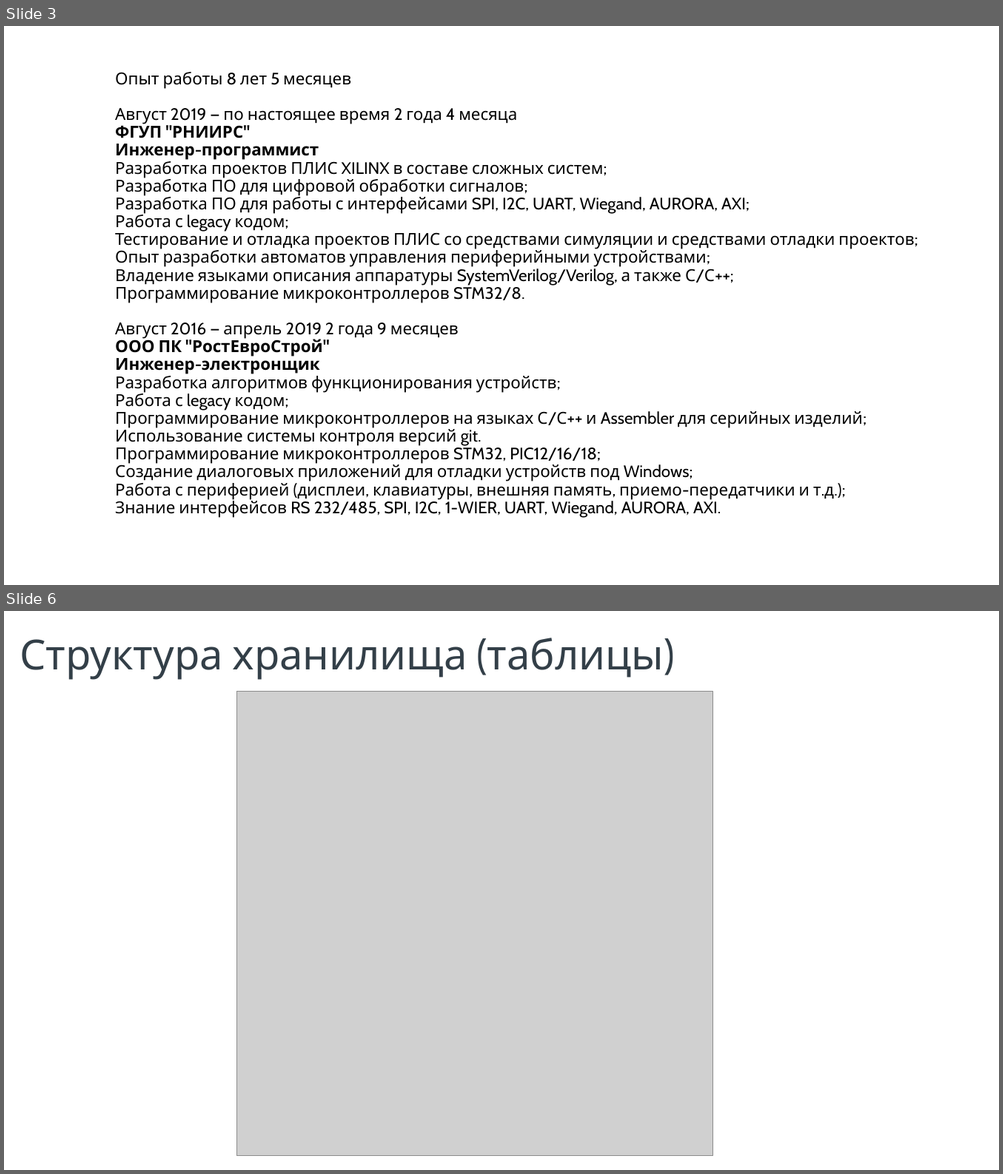
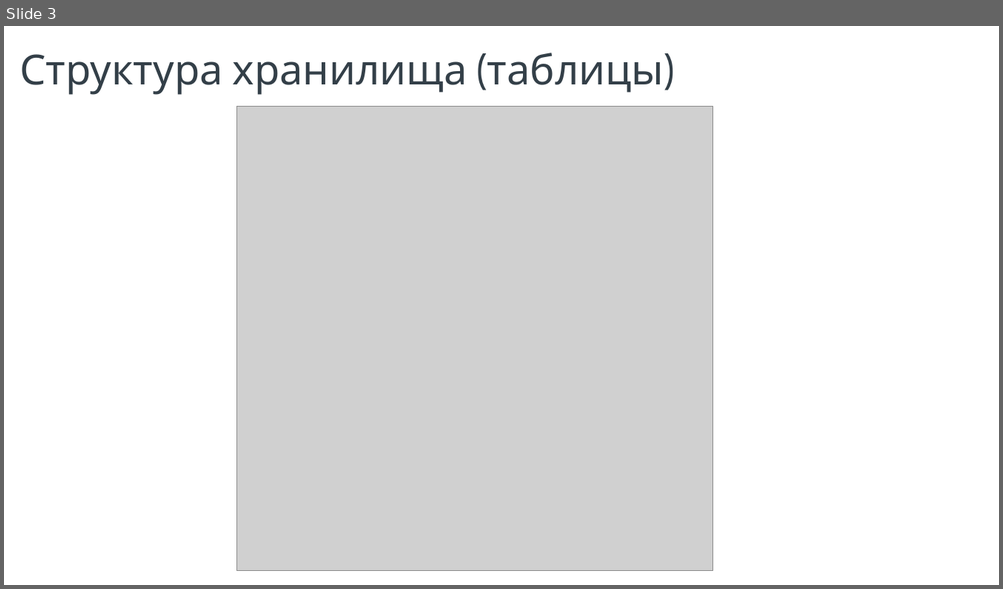
Before and after one commit to NikitaKalashnikovIT/Presentation, a slide deck: Презентация проекта.pptx. Shown one above the other, each under a label of ours: slides 3 and 6 before the commit, slide 3 after it; the slides between them are not shown. The pictures are 1003x1174 and 1003x589 pixels, drawn with LibreOffice and Linux fonts; fonts in the diff are those of the drawing; grey boxes stand for pictures; background and template pictures are left out. Boxes give left, top, right and bottom in pixels: in the first picture for what was removed or moved away, otherwise in the second. Text is boxed around its words. In the diff, an @@ line names an element or a change of style, - is before the commit and + after.

```diff
--- a/Презентация проекта.pptx
+++ b/Презентация проекта.pptx
@@ slide 3 removed at <box>4,26,999,585</box>, background #FFFFFF; not listed: 1 template element that a slide beside it also shows @@
@@ title removed at <box>115,123,913,518</box> @@
-Опыт работы 8 лет 5 месяцев
-Август 2019 — по настоящее время 2 года 4 месяца
-ФГУП "РНИИРС"
-Инженер-программист
-Разработка проектов ПЛИС XILINX в составе сложных систем;
-Разработка ПО для цифровой обработки сигналов;
-Разработка ПО для работы с интерфейсами SPI, I2C, UART, Wiegand, AURORA, AXI;
-Работа с legacy кодом;
-Тестирование и отладка проектов ПЛИС со средствами симуляции и средствами отладки проектов;
-Опыт разработки автоматов управления периферийными устройствами;
-Владение языками описания аппаратуры SystemVerilog/Verilog, а также С/С++;
-Программирование микроконтроллеров STM32/8.
-Август 2016 — апрель 2019 2 года 9 месяцев
-ООО ПК "РостЕвроСтрой"
-Инженер-электронщик
-Разработка алгоритмов функционирования устройств;
-Работа с legacy кодом;
-Программирование микроконтроллеров на языках С/С++ и Assembler для серийных изделий;
-Использование системы контроля версий git.
-Программирование микроконтроллеров STM32, PIC12/16/18;
-Создание диалоговых приложений для отладки устройств под Windows;
-Работа с периферией (дисплеи, клавиатуры, внешняя память, приемо-передатчики и т.д.);
-Знание интерфейсов RS 232/485, SPI, I2C, 1-WIER, UART, Wiegand, AURORA, AXI.
@@ what was slide 6 is now slide 3 @@
```
Also in this commit, not shown: 2 slides changed, 3 other slides removed, 13 other files.
